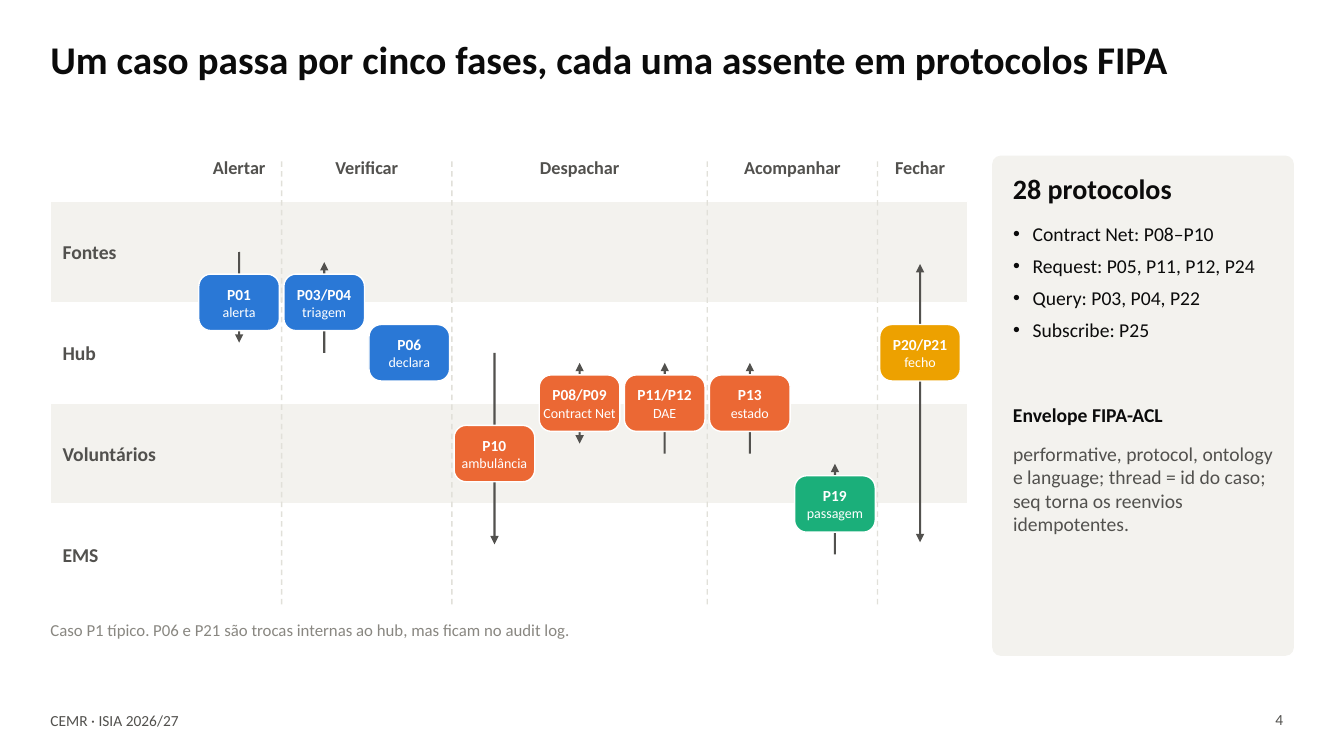
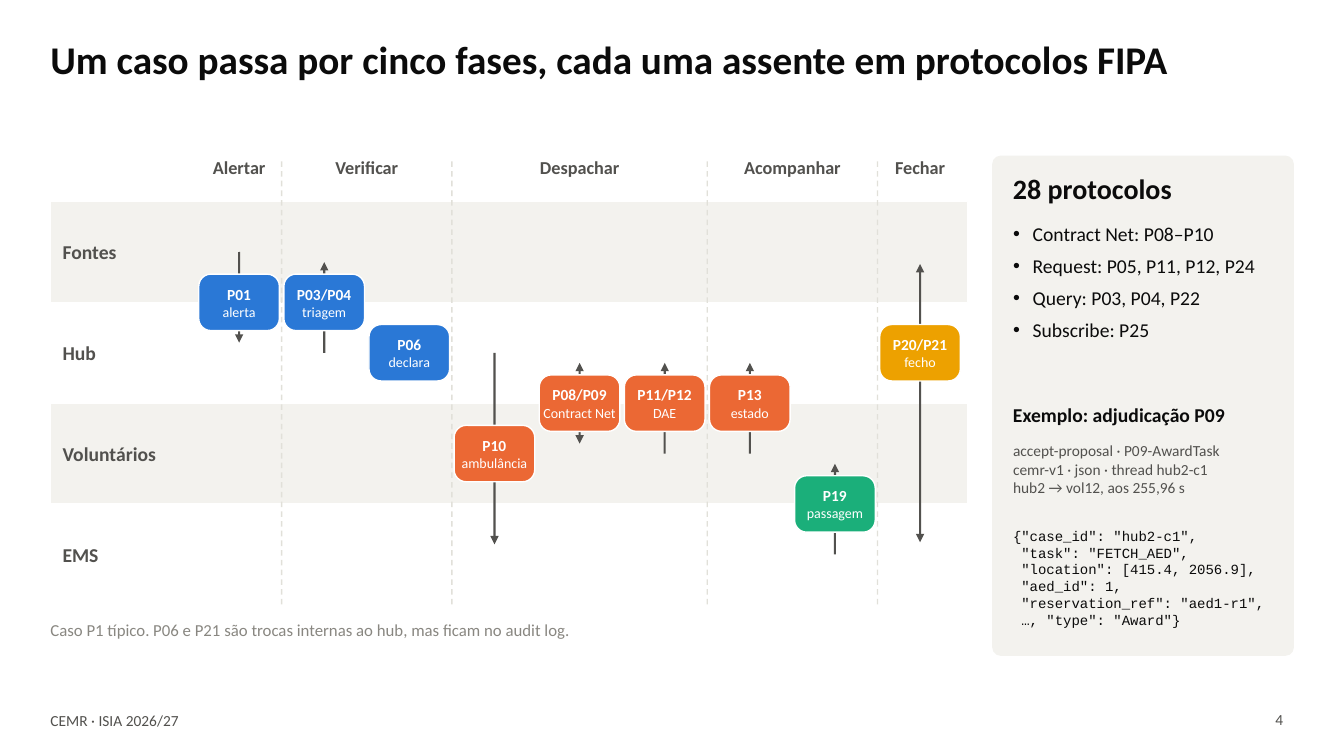
Before and after one commit to rodrigoilde/fcup-isia, a slide deck: slide 4 of slides/apresentacao.pptx. Drawn at 1344x756 pixels with LibreOffice and Linux fonts; fonts in the diff are those of the drawing. Boxes give left, top, right and bottom in pixels: in the first picture for what was removed or moved away, otherwise in the second. Text is boxed around its words. In the diff, an @@ line names an element or a change of style, - is before the commit and + after.

```diff
--- a/slides/apresentacao.pptx
+++ b/slides/apresentacao.pptx
@@ text at [1013,408,1224,426]: text changed @@
-Envelope FIPA-ACL
+Exemplo: adjudicação P09
@@ text at [1013,445,1264,628]: text changed; size 14 to 10 pt; font Calibri to Courier New; text colour #52514E to #0B0B0B @@
-performative, protocol, ontology e language; thread = id do caso; seq torna os reenvios idempotentes.
+accept-proposal · P09-AwardTask
+cemr-v1 · json · thread hub2-c1
+hub2 → vol12, aos 255,96 s
+{"case_id": "hub2-c1",
+"task": "FETCH_AED",
+"location": [415.4, 2056.9],
+"aed_id": 1,
+"reservation_ref": "aed1-r1",
+…, "type": "Award"}
```
Also in this commit, not shown: 4 other slides changed, 1 other file.
